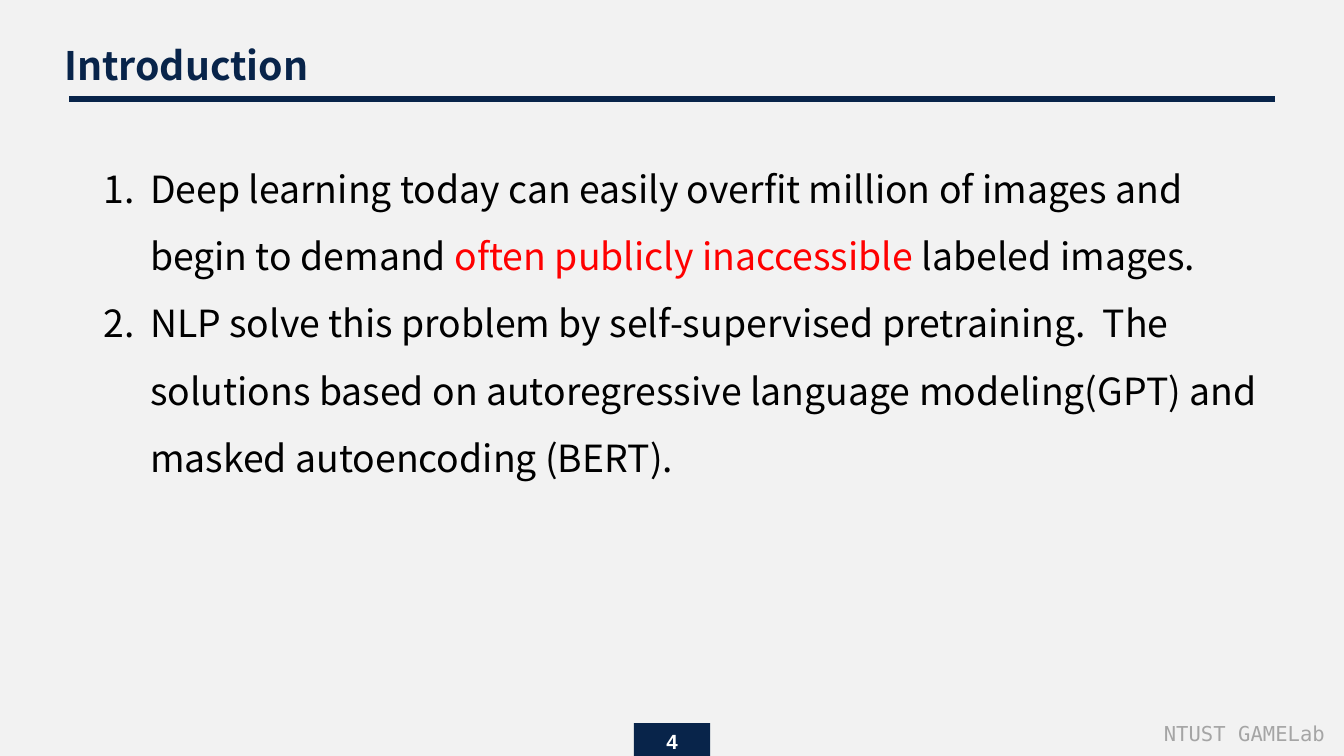
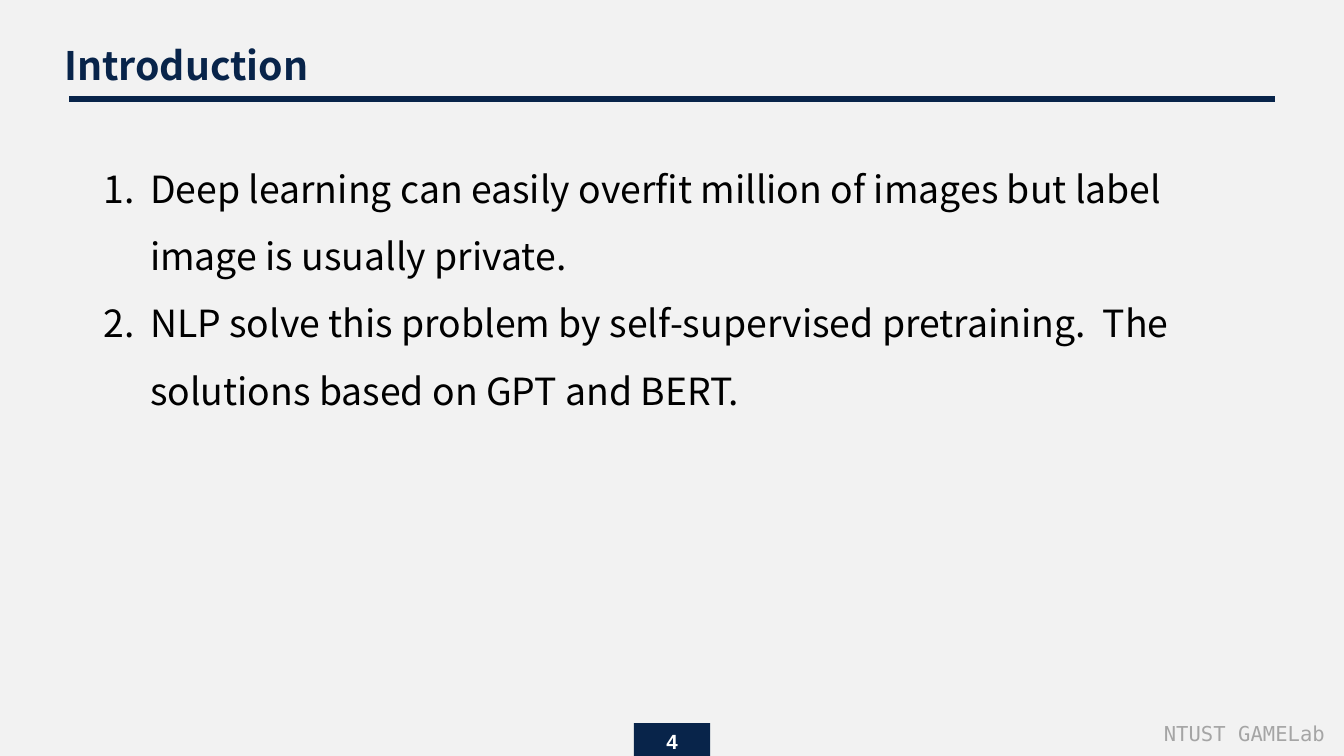
Before and after one commit to endman100/paper-, a slide deck: slide 4 of Masked Autoencoders Are Scalable Vision Learners.pptx. Drawn at 1344x756 pixels with LibreOffice and Linux fonts; fonts in the diff are those of the drawing. Boxes give left, top, right and bottom in pixels: in the first picture for what was removed or moved away, otherwise in the second. Text is boxed around its words. In the diff, an @@ line names an element or a change of style, - is before the commit and + after.

```diff
--- a/Masked Autoencoders Are Scalable Vision Learners.pptx
+++ b/Masked Autoencoders Are Scalable Vision Learners.pptx
@@ text at (150, 173, 1169, 406): text changed @@
-1. Deep learning today can easily overfit million of images and begin to demand often publicly inaccessible labeled images.
-2. NLP solve this problem by self-supervised pretraining. The solutions based on autoregressive language modeling(GPT) and masked autoencoding (BERT).
+1. Deep learning can easily overfit million of images but label image is usually private.
+2. NLP solve this problem by self-supervised pretraining. The solutions based on GPT and BERT.
```
Also in this commit, not shown: 8 other slides changed, 2 slides added.
